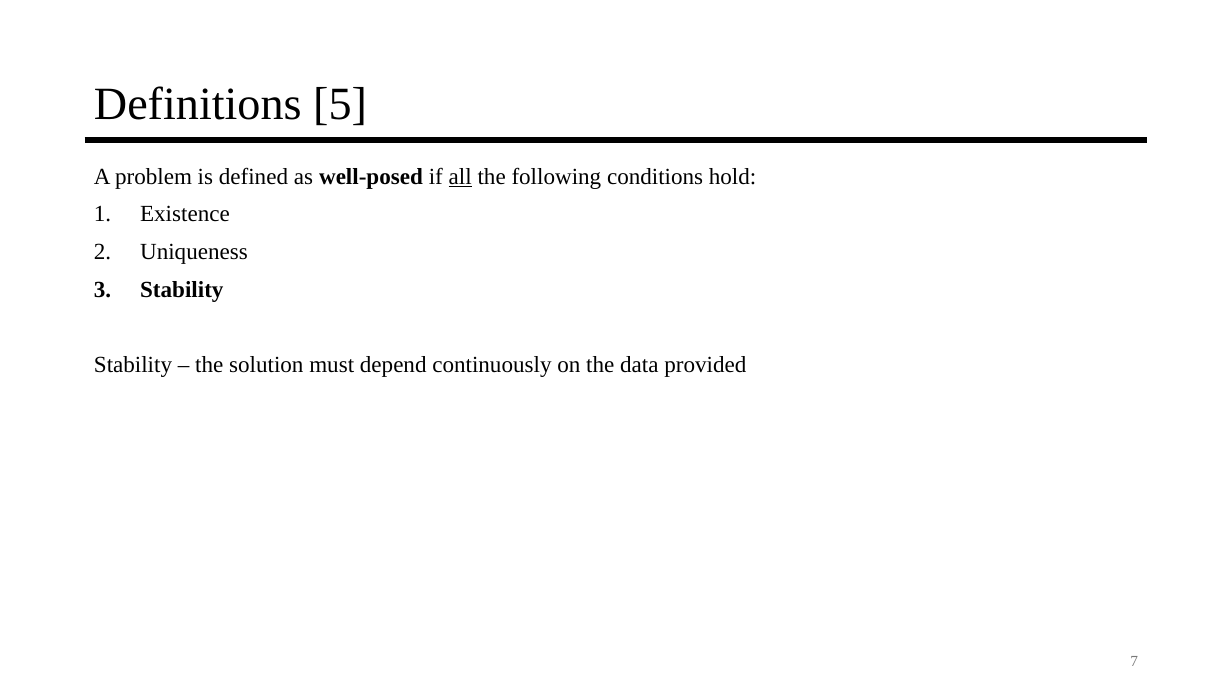
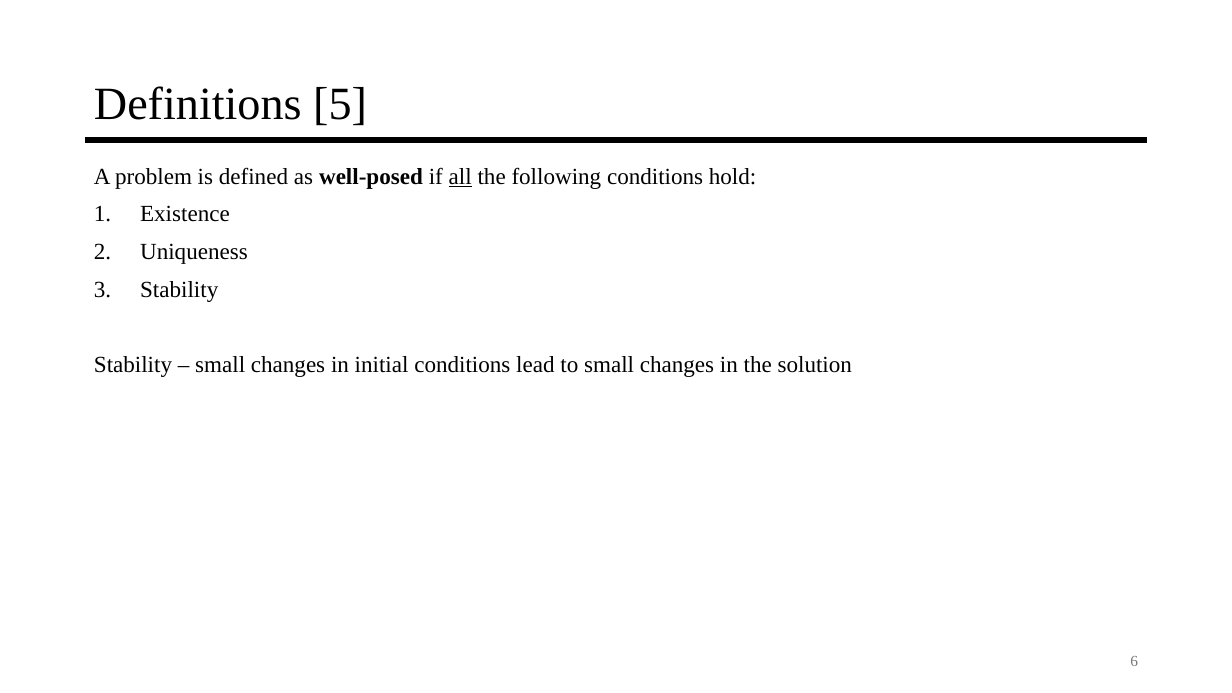
Before and after one commit to jyarch/inverse-mechanics-course, a slide deck: slide 6 of 0-Introduction/0-Introduction.pptx (slide 7 before the commit). Drawn at 1232x693 pixels with LibreOffice and Linux fonts; fonts in the diff are those of the drawing. Boxes give left, top, right and bottom in pixels: in the first picture for what was removed or moved away, otherwise in the second. Text is boxed around its words. In the diff, an @@ line names an element or a change of style, - is before the commit and + after.

```diff
--- a/0-Introduction/0-Introduction.pptx
+++ b/0-Introduction/0-Introduction.pptx
@@ text at (140,281,218,302): bold off in "Stability" @@
@@ text at (94,356,852,377): text changed @@
-Stability – the solution must depend continuously on the data provided
+Stability – small changes in initial conditions lead to small changes in the solution
@@ page number at (1130,656,1138,666): text changed @@
-7
+6
```
Also in this commit, not shown: 2 other slides changed, 1 slide added, 8 slides removed, 2 other files.
